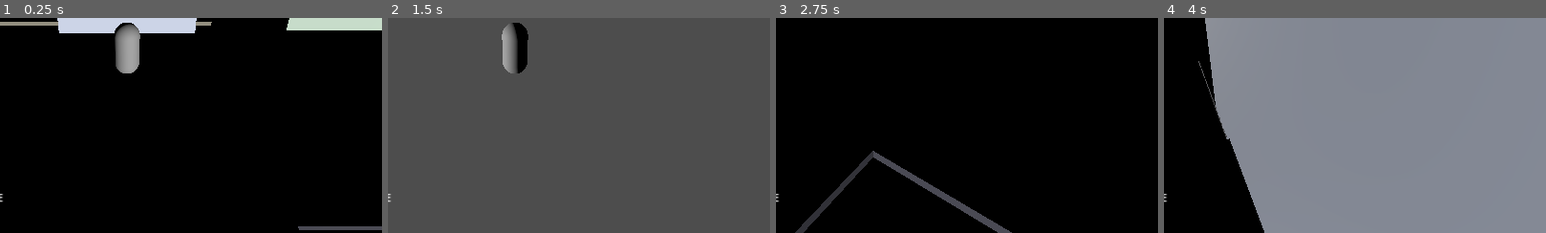
Above: before the commit, frames 1-4 (left to right).
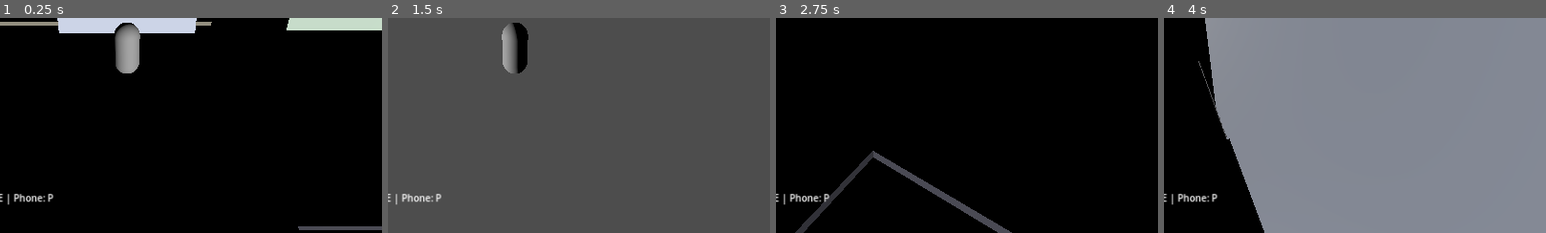
Above: after the commit, the same moments.

Repository: Muhdrabe22/lamamagame
Game: Godot game, scene res://scenes/main.tscn
The game is run twice, just before and just after one commit, with the same random seed, the same clock (stepped at 60 frames per second) and the same inputs.
Inputs (mouse positions are % of the whole screen's width and height, from its top left):
- Up to frame 1 (0.25 s): no input
- Up to frame 2 (1.5 s): move the mouse to (55, 50) at 0.52 s; hold W (move_forward) from 0.53 s (still down); tap E (interact) at 0.6, 1.35 s; tap Space (jump) at 0.77 s; move the mouse to (45, 50) at 1.27 s
- Up to frame 3 (2.75 s): keep holding W (move_forward); tap Space (jump) at 1.52 s; move the mouse to (52, 48) at 2.02 s; hold Shift (sprint) from 2.03 s (still down); tap E (interact) at 2.3 s
- Up to frame 4 (4 s): keep holding W (move_forward); move the mouse to (49, 52) at 2.77 s; release Shift (sprint) at 2.78 s; tap E (interact) at 2.85, 3.6 s; tap Space (jump) at 3.02, 3.77 s; move the mouse to (57, 51) at 3.52 s
The pictures show only the part of the screen within x 33-83%, y 50-100%; the shares and areas given below are measured in that part.

The runs differ from the first frame. In frame 1, 0.3% of the frame differs, in the area x 2-14%, y 81-88%; in frame 2, 0.3%; in frame 3, 0.3%; in frame 4, 0.3%.

Commit message:
Add phone UI and map system plus mission tracking improvement for LAMAMA milestone 1 update

Diff:
--- a/scripts/GameState.gd
+++ b/scripts/GameState.gd
@@ -3,6 +3,7 @@
 var money: int = 20000
 var bank_balance: int = 0
 var current_area: String = "YABA"
+var mission_index: int = 0
 var missions: Array = []
 var cash_label: Label
 var area_label: Label
@@ -45,10 +46,20 @@
             break
     _refresh_hud()
 
+func get_current_mission() -> Dictionary:
+    if missions.is_empty():
+        return {}
+    return missions[mission_index]
+
+func advance_mission() -> void:
+    if missions.size() > 1:
+        mission_index = (mission_index + 1) % missions.size()
+    _refresh_hud()
+
 func _refresh_hud() -> void:
     if cash_label != null:
         cash_label.text = "Cash: ₦%d | Bank: ₦%d" % [money, bank_balance]
     if area_label != null:
         area_label.text = "Area: %s" % current_area
     if mission_label != null and missions.size() > 0:
-        mission_label.text = "Mission: %s" % missions[0]["objective"]
+        mission_label.text = "Mission: %s" % missions[mission_index]["objective"]
--- a/scripts/Main.gd
+++ b/scripts/Main.gd
@@ -7,6 +7,7 @@
 var hud: Control
 var interaction_manager: Node
 var save_manager: Node
+var phone_ui: CanvasLayer
 var player_spawn: Vector3 = Vector3(-18.0, 0.5, 26.0)
 var vehicle_nodes: Array = []
 
@@ -32,6 +33,10 @@
 
     save_manager = preload("res://scripts/SaveSystem.gd").new()
     add_child(save_manager)
+
+    phone_ui = preload("res://scripts/PhoneUI.gd").new()
+    add_child(phone_ui)
+    phone_ui.setup(state)
 
     _build_hud()
     _spawn_npcs()
@@ -78,7 +83,7 @@
     hud.add_child(action_label)
 
     var hint_label = Label.new()
-    hint_label.text = "Move: WASD | Sprint: Shift | Jump: Space | Interact: E"
+    hint_label.text = "Move: WASD | Sprint: Shift | Jump: Space | Interact: E | Phone: P"
     hint_label.position = Vector2(20, 650)
     hint_label.add_theme_font_size_override("font_size", 16)
     hud.add_child(hint_label)
--- /dev/null
+++ b/scripts/PhoneUI.gd
@@ -0,0 +1,92 @@
+extends CanvasLayer
+
+var state: Node
+var phone_panel: PanelContainer
+var map_panel: PanelContainer
+var status_label: Label
+var is_open: bool = false
+
+func setup(game_state: Node) -> void:
+    state = game_state
+    _build_phone_ui()
+    _update_phone_state()
+
+func _build_phone_ui() -> void:
+    phone_panel = PanelContainer.new()
+    phone_panel.position = Vector2(890, 110)
+    phone_panel.custom_minimum_size = Vector2(290, 500)
+    add_child(phone_panel)
+
+    var phone_root = VBoxContainer.new()
+    phone_panel.add_child(phone_root)
+
+    var top_label = Label.new()
+    top_label.text = "LAMAMA PHONE"
+    top_label.add_theme_font_size_override("font_size", 24)
+    phone_root.add_child(top_label)
+
+    var apps = ["MAP", "BANK", "JOBS", "MESSAGES", "CONTACTS", "INVENTORY"]
+    for app_name in apps:
+        var button = Button.new()
+        button.text = app_name
+        button.pressed.connect(_on_app_pressed.bind(app_name))
+        phone_root.add_child(button)
+
+    status_label = Label.new()
+    status_label.text = "Welcome to Lagos."
+    status_label.autowrap_mode = TextServer.AUTOWRAP_WORD_SMART
+    status_label.custom_minimum_size = Vector2(240, 180)
+    phone_root.add_child(status_label)
+
+    map_panel = PanelContainer.new()
+    map_panel.visible = false
+    map_panel.custom_minimum_size = Vector2(250, 200)
+    add_child(map_panel)
+
+    var map_root = VBoxContainer.new()
+    map_panel.add_child(map_root)
+
+    var map_title = Label.new()
+    map_title.text = "CITY MAP"
+    map_title.add_theme_font_size_override("font_size", 22)
+    map_root.add_child(map_title)
+
+    var map_text = Label.new()
+    map_text.text = "YABA\nOSHODI\nIKEJA\nSURULERE"
+    map_text.add_theme_font_size_override("font_size", 18)
+    map_root.add_child(map_text)
+
+    phone_panel.visible = false
+
+func _on_app_pressed(app_name: String) -> void:
+    if app_name == "MAP":
+        _show_map()
+    elif app_name == "BANK":
+        status_label.text = "Bank ready. Balance: ₦%d" % state.bank_balance
+    elif app_name == "JOBS":
+        status_label.text = "Available jobs: Delivery, Shop Worker, Driver"
+    elif app_name == "MESSAGES":
+        status_label.text = "Message: 'How far? Check the shop around the corner.'"
+    elif app_name == "CONTACTS":
+        status_label.text = "Contacts: Aunty Bisi, Musa, Tunde, Ngozi"
+    elif app_name == "INVENTORY":
+        status_label.text = "Inventory: basic phone, basic clothes, starter cash"
+
+func _show_map() -> void:
+    map_panel.position = Vector2(890, 130)
+    map_panel.visible = true
+    status_label.text = "Map open. Player in YABA."
+
+func toggle_phone() -> void:
+    is_open = not is_open
+    phone_panel.visible = is_open
+    if not is_open:
+        map_panel.visible = false
+    else:
+        _update_phone_state()
+
+func _update_phone_state() -> void:
+    if state == null:
+        return
+    if phone_panel != null:
+        status_label.text = "Cash: ₦%d | Area: %s" % [state.money, state.current_area]
--- a/scripts/SaveSystem.gd
+++ b/scripts/SaveSystem.gd
@@ -7,7 +7,6 @@
     config.set_value("player", "money", game_state.money)
     config.set_value("player", "bank_balance", game_state.bank_balance)
     config.set_value("player", "current_area", game_state.current_area)
-    config.set_value("mission", "current_index", 0)
     config.save(save_path)
 
 func load_state(game_state: Node) -> void:
